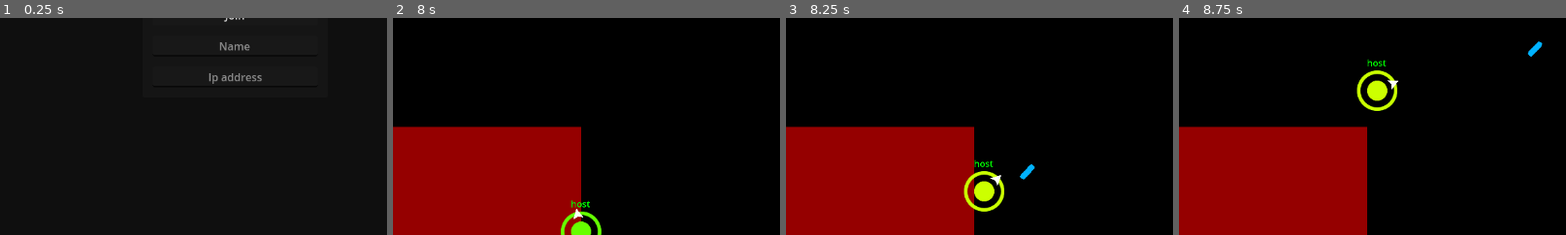
Above: before the commit, frames 1-4 (left to right).
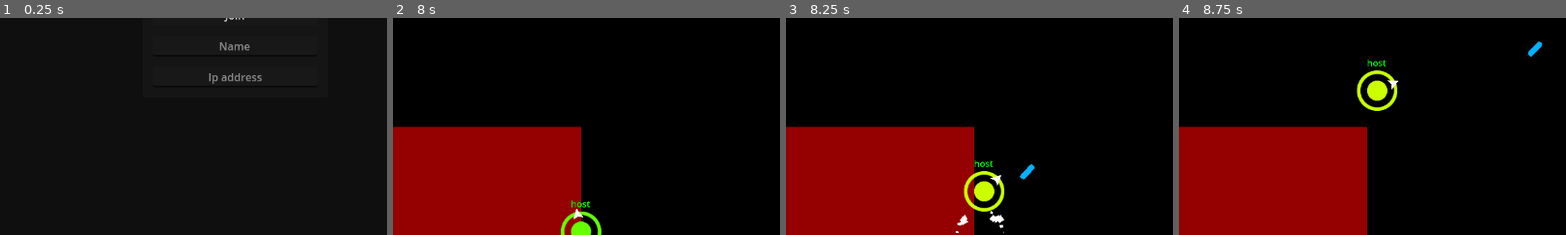
Above: after the commit, the same moments.

Repository: Pkepowicz/Infinite-Onslaught
Game: Godot game, scene res://assets/scenes/world.tscn
Two runs of this game, one before a commit and one after it. Both use one fixed random seed, a clock stepped at 60 frames per second and the inputs below.
Inputs (mouse positions are % of the whole screen's width and height, from its top left):
- Up to frame 1 (0.25 s): no input
- Up to frame 2 (8 s): click (50, 56) at 0.52 s; type "Alex" at 0.6 s; click (50, 64) at 0.75 s; type "12" at 0.83 s; click "Host" at 1.25 s; tap Enter at 2 s; move the mouse to (72, 45) at 2.02 s; hold Right (ui_right) 2.03-2.78 s; click (72, 45) at 2.1 s; move the mouse to (30, 55) at 2.77 s; hold Down (ui_down) 2.78-3.53 s; right-click (30, 55) at 2.85 s; move the mouse to (60, 28) at 3.52 s; hold Right (ui_right) 3.53-4.28 s; click (60, 28) at 3.6 s; move the mouse to (45, 70) at 4.27 s; hold Up (ui_up) 4.28-5.03 s; right-click (45, 70) at 4.35 s; move the mouse to (80, 65) at 5.02 s; hold Left (ui_left) 5.03-6.53 s; click (80, 65) at 5.1 s; move the mouse to (20, 35) at 5.77 s; right-click (20, 35) at 5.85 s; move the mouse to (55, 50) at 6.52 s; hold Down (ui_down) 6.53-7.28 s; click (55, 50) at 6.6 s; move the mouse to (35, 25) at 7.27 s; hold Right (ui_right) from 7.28 s (still down); right-click (35, 25) at 7.35 s
- Up to frame 3 (8.25 s): move the mouse to (72, 45) at 8.02 s; release Right (ui_right) at 8.03 s; hold Up (ui_up) from 8.03 s (still down); click (72, 45) at 8.1 s
- Up to frame 4 (8.75 s): keep holding Up (ui_up)
The pictures show only the part of the screen within x 20-70%, y 50-100%; the shares and areas given below are measured in that part.

Frames 1-2 are identical in both runs. In frame 3, 0.2% of the frame differs, in the area x 43-57%, y 88-100%; in frame 4, nothing differs.

Commit message:
particles on hit

Diff:
--- a/assets/player/Boxes/hit_box.gd
+++ b/assets/player/Boxes/hit_box.gd
@@ -2,6 +2,7 @@
 
 @export var max_hp: int = 5
 @onready var collision = $Area2D/CollisionShape2D
+@onready var bleed_particles = $BleedParticles
 
 var hp: int
 var parent: Node
@@ -45,7 +46,8 @@
 		print("player died")
 		player_death.emit(last_hit)
 		return
-
+	bleed_particles.restart()
+	bleed_particles.emitting = true
 	update_color()
 
 func _on_timer_timeout() -> void:
--- a/assets/player/player.tscn
+++ b/assets/player/player.tscn
@@ -21,6 +21,24 @@
 
 [sub_resource type="CircleShape2D" id="CircleShape2D_6xo8u"]
 radius = 108.167
+
+[sub_resource type="ParticleProcessMaterial" id="ParticleProcessMaterial_vwrsd"]
+particle_flag_disable_z = true
+emission_shape = 6
+emission_ring_axis = Vector3(0, 0, 1)
+emission_ring_height = 0.0
+emission_ring_radius = 100.0
+emission_ring_inner_radius = 70.0
+angle_max = 180.0
+direction = Vector3(1, 1, 0)
+spread = 180.0
+radial_velocity_min = 20.0
+radial_velocity_max = 40.0
+gravity = Vector3(0, 0, 0)
+radial_accel_max = 50.0
+tangential_accel_min = -20.0
+tangential_accel_max = 20.0
+scale_max = 10.0
 
 [sub_resource type="LabelSettings" id="LabelSettings_wqpfd"]
 font_size = 45
@@ -73,6 +91,16 @@
 [node name="CollisionShape2D" parent="HitBox/Area2D" index="0"]
 shape = SubResource("CircleShape2D_6xo8u")
 
+[node name="BleedParticles" type="GPUParticles2D" parent="HitBox"]
+emitting = false
+amount = 18
+process_material = SubResource("ParticleProcessMaterial_vwrsd")
+lifetime = 0.2
+one_shot = true
+explosiveness = 0.8
+randomness = 0.6
+interp_to_end = 1.0
+
 [node name="Username" type="Label" parent="."]
 anchors_preset = 8
 anchor_left = 0.5
Not shown: 1 places in assets/player/player.tscn that only renumber resources
